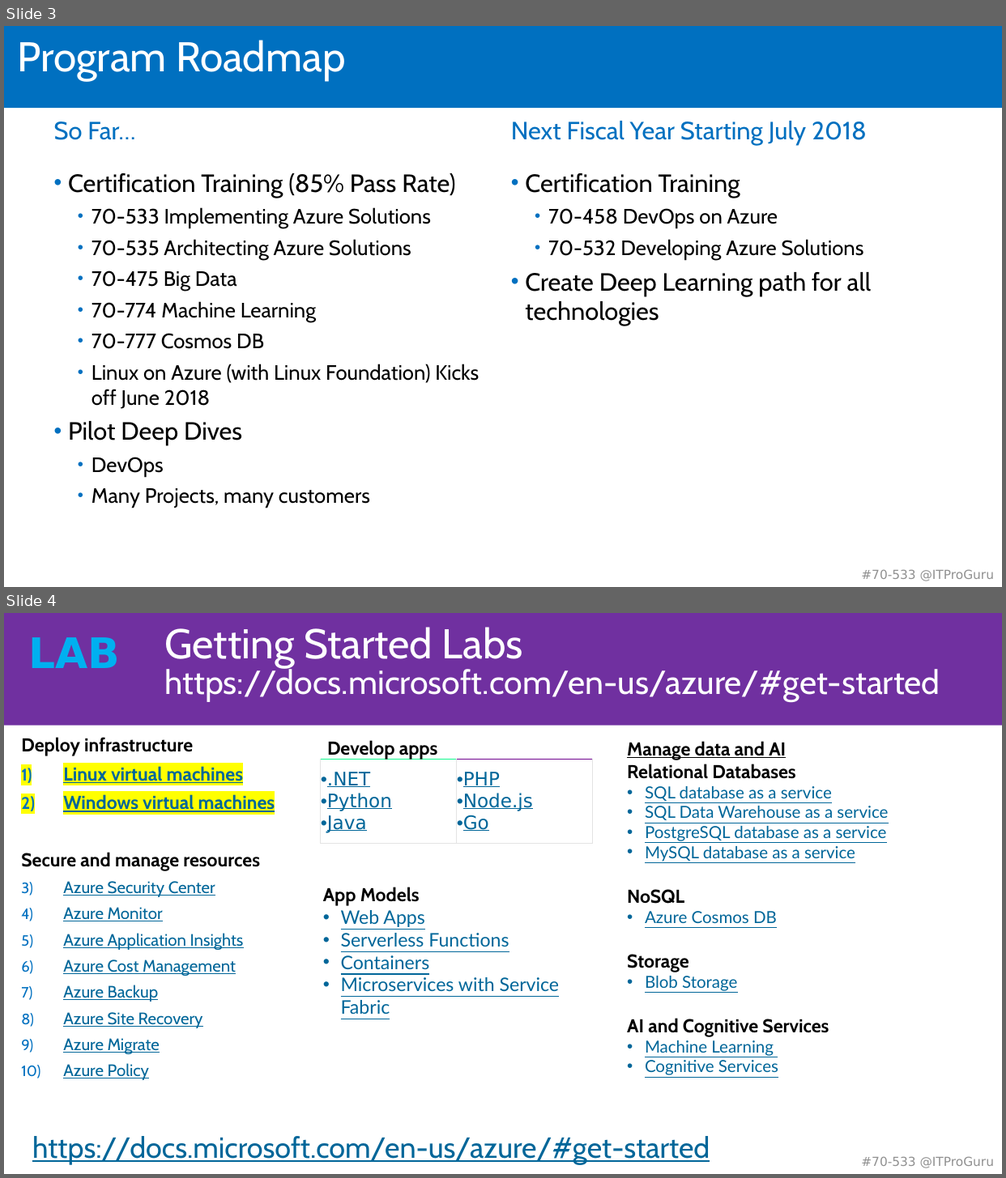
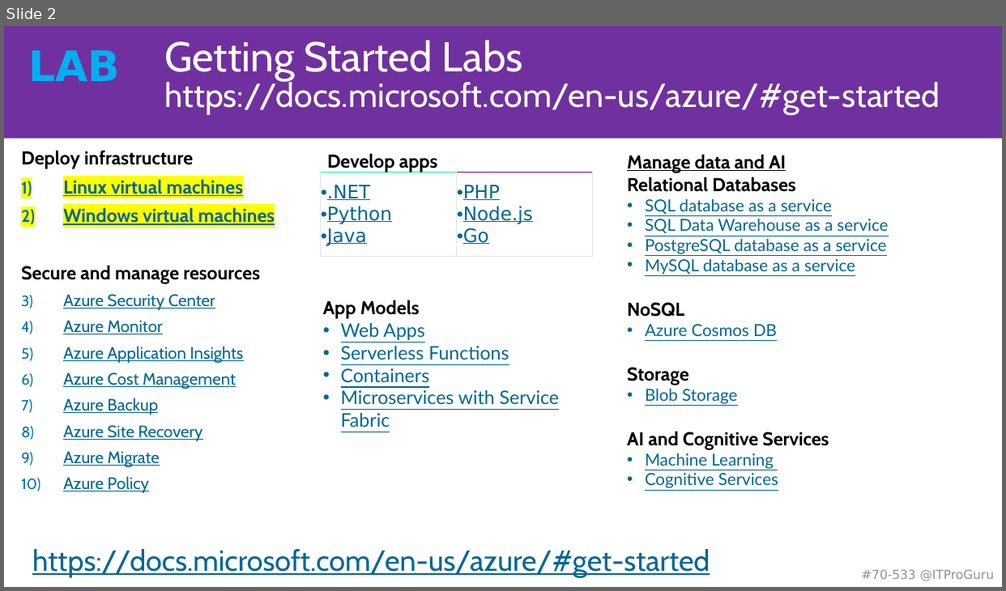
Before and after one commit to guruskill/70-535, a slide deck: Labs/70-535-00-Labs.pptx. Shown one above the other, each under a label of ours: slides 3 and 4 before the commit, slide 2 after it. The pictures are 1006x1178 and 1006x591 pixels, drawn with LibreOffice and Linux fonts; fonts in the diff are those of the drawing. Boxes give left, top, right and bottom in pixels: in the first picture for what was removed or moved away, otherwise in the second. Text is boxed around its words. In the diff, an @@ line names an element or a change of style, - is before the commit and + after.

```diff
--- a/Labs/70-535-00-Labs.pptx
+++ b/Labs/70-535-00-Labs.pptx
@@ slide 3 removed at bbox=[4, 26, 1002, 587], background #FFFFFF; not listed: 2 template elements that a slide beside it also shows @@
@@ title removed at bbox=[18, 40, 345, 80] @@
-Program Roadmap
@@ text removed at bbox=[54, 122, 135, 140] @@
-So Far…
@@ text removed at bbox=[511, 121, 867, 145] @@
-Next Fiscal Year Starting July 2018
@@ text removed at bbox=[68, 173, 479, 508] @@
-• Certification Training (85% Pass Rate)
-  • 70-533 Implementing Azure Solutions
-  • 70-535 Architecting Azure Solutions
-  • 70-475 Big Data
-  • 70-774 Machine Learning
-  • 70-777 Cosmos DB
-  • Linux on Azure (with Linux Foundation) Kicks off June 2018
-• Pilot Deep Dives
-  • DevOps
-  • Many Projects, many customers
@@ text removed at bbox=[525, 173, 871, 326] @@
-• Certification Training
-  • 70-458 DevOps on Azure
-  • 70-532 Developing Azure Solutions
-• Create Deep Learning path for all technologies
@@ what was slide 4 is now slide 2 @@
```
Also in this commit, not shown: 10 slides changed, 5 slides added, 2 other slides removed.
